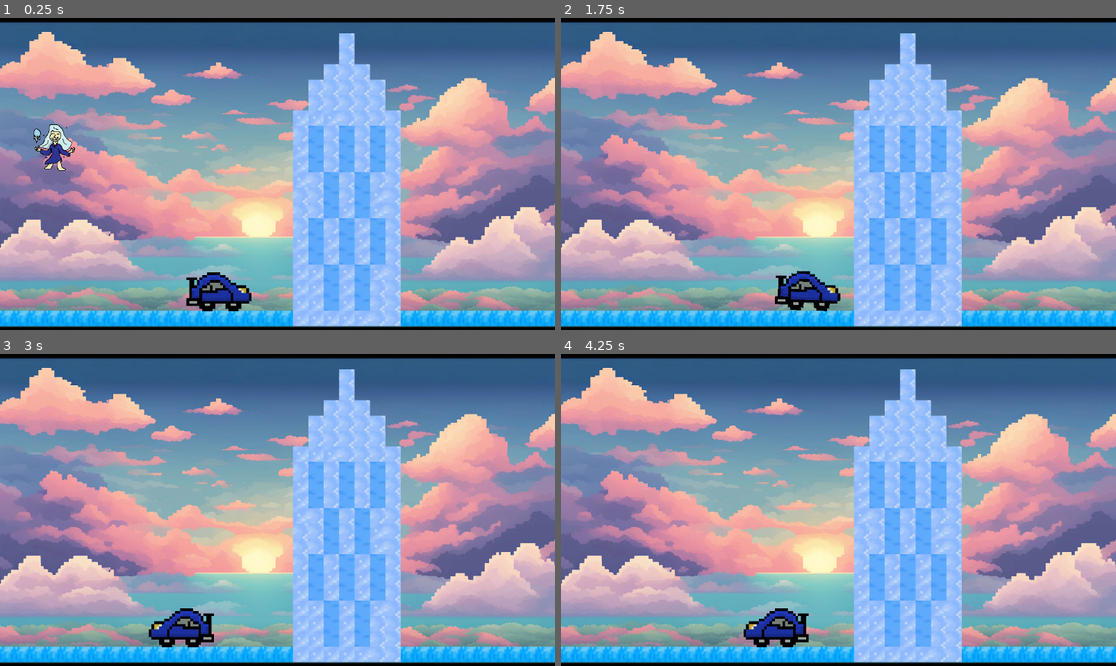
Above: before the commit, frames 1-4 (two rows, left to right).
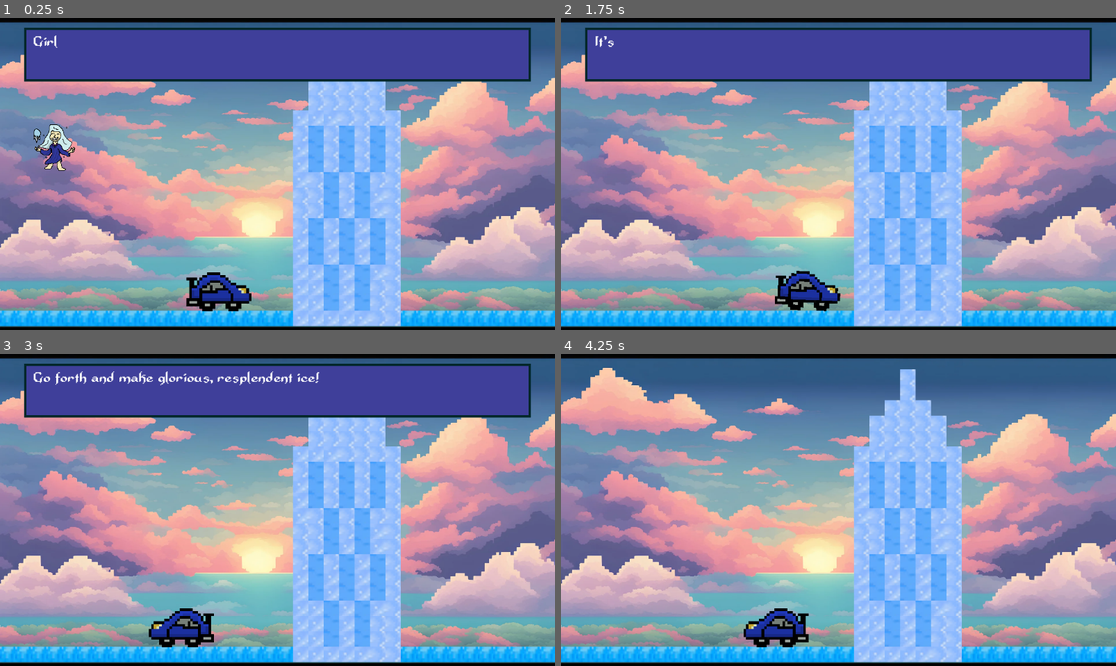
Above: after the commit, the same moments.

Repository: milesmercer04/hackathon-2024
Game: Godot game, scene res://main.tscn
Two runs of this game, one before a commit and one after it. Both use one fixed random seed, a clock stepped at 60 frames per second and the inputs below.
Inputs:
- Up to frame 1 (0.25 s): no input
- Up to frame 2 (1.75 s): tap Enter (ui_accept) at 0.5, 0.6, 0.77, 1.07, 1.35, 1.52 s; hold Right (ui_right) from 0.53 s (still down)
- Up to frame 3 (3 s): tap Enter (ui_accept) at 1.82, 2.1, 2.85 s; release Right (ui_right) at 2.03 s; hold Left (ui_left) 2.03-2.78 s; hold Right (ui_right) from 2.78 s (still down)
- Up to frame 4 (4.25 s): keep holding Right (ui_right); tap Enter (ui_accept) at 3.02, 3.32, 3.6, 3.77, 4.07 s

The runs differ from the first frame. In frame 1, 15% of the frame differs, in the area x 4-96%, y 3-93%; in frame 2, 15%; in frame 3, 15%, in the area x 4-96%, y 3-94%; in frame 4, less than 0.1%.

Commit message:
Added textbox!!!

Diff:
--- /dev/null
+++ b/global-colding/Sub-scenes/Textbox/textbox.gd
@@ -0,0 +1,78 @@
+extends CanvasLayer
+
+
+
+@onready var textbox_container = $MarginContainer/TextboxContainer
+@onready var label = $MarginContainer/TextboxContainer/MarginContainer/Label
+
+const CHAR_READ_RATE = 0.05
+var tween
+
+enum State {
+	READY,
+	READING,
+	FINISHED
+}
+
+var current_state = State.READY
+var text_queue = []
+
+func _ready():
+	print("Starting state: State.READY")
+	hide_textbox()
+	queue_text("Girl you have been chosen...")
+	queue_text("The heat death of the universe is foretold in humanity's hubris")
+	queue_text("Global warming will lead to the end of us all!")
+	queue_text("It's up to you to become of ice in order to stop a terrible fate for all sentient life in the universe")
+	queue_text("Go forth and make glorious, resplendent ice!")
+
+func _process(_delta):
+	match current_state:
+		State.READY:
+			if !text_queue.is_empty():
+				tween = create_tween()
+				display_text()
+			else:
+				hide_textbox()
+		State.READING:
+			if Input.is_action_just_pressed("ui_accept"):
+				tween.kill()
+				label.visible_ratio = 1.0
+				change_state(State.FINISHED)
+		State.FINISHED:
+			if Input.is_action_just_pressed("ui_accept"):
+				change_state(State.READY)
+
+
+func queue_text(next_text):
+	text_queue.push_back(next_text)
+
+func hide_textbox():
+	label.text = ""
+	textbox_container.hide()
+
+func show_textbox():
+	textbox_container.show()
+
+func display_text():
+	var next_text = text_queue.pop_front()
+	label.text = next_text
+	label.visible_ratio = 0.0
+	change_state(State.READING)
+	show_textbox()
+	tween.tween_property(label, "visible_ratio", 1.0, len(next_text) * CHAR_READ_RATE)
+	tween.set_trans(Tween.TRANS_LINEAR)
+	tween.set_ease(Tween.EASE_IN_OUT)
+
+func change_state(next_state):
+	current_state = next_state
+	match current_state:
+		State.READY:
+			print("Changing state to: State.READY")
+		State.READING:
+			print("Changing state to: State.READING")
+		State.FINISHED:
+			print("Changing state to: State.FINISHED")
+
+func _on_Tween_tween_completed(object, key):
+	change_state(State.FINISHED)
--- /dev/null
+++ b/global-colding/Sub-scenes/Textbox/textbox.tscn
@@ -0,0 +1,53 @@
+[gd_scene load_steps=5 format=3 uid="uid://e3lr12652gdd"]
+
+[ext_resource type="FontFile" uid="uid://d0kp33s0x4o0h" path="res://Fonts/Adventurer.ttf" id="1_mcikh"]
+[ext_resource type="Script" path="res://Sub-scenes/Textbox/textbox.gd" id="1_o8s7w"]
+
+[sub_resource type="StyleBoxFlat" id="StyleBoxFlat_8xomt"]
+bg_color = Color(0.246248, 0.245968, 0.60325, 1)
+border_width_left = 5
+border_width_top = 5
+border_width_right = 5
+border_width_bottom = 5
+border_color = Color(1.02278e-07, 0.15237, 0.164776, 1)
+
+[sub_resource type="LabelSettings" id="LabelSettings_mod5n"]
+font = ExtResource("1_mcikh")
+font_size = 30
+
+[node name="Textbox" type="CanvasLayer"]
+script = ExtResource("1_o8s7w")
+
+[node name="MarginContainer" type="MarginContainer" parent="."]
+anchors_preset = 10
+anchor_right = 1.0
+offset_bottom = 152.0
+grow_horizontal = 2
+theme_override_constants/margin_left = 50
+theme_override_constants/margin_top = 20
+theme_override_constants/margin_right = 50
+theme_override_constants/margin_bottom = 20
+
+[node name="TextboxContainer" type="Panel" parent="MarginContainer"]
+layout_mode = 2
+theme_override_styles/panel = SubResource("StyleBoxFlat_8xomt")
+
+[node name="MarginContainer" type="MarginContainer" parent="MarginContainer/TextboxContainer"]
+layout_mode = 1
+anchors_preset = 15
+anchor_right = 1.0
+anchor_bottom = 1.0
+grow_horizontal = 2
+grow_vertical = 2
+theme_override_constants/margin_left = 20
+theme_override_constants/margin_top = 15
+theme_override_constants/margin_right = 20
+theme_override_constants/margin_bottom = 15
+
+[node name="Label" type="Label" parent="MarginContainer/TextboxContainer/MarginContainer"]
+layout_mode = 2
+size_flags_vertical = 1
+text = "
+"
+label_settings = SubResource("LabelSettings_mod5n")
+autowrap_mode = 3
--- a/global-colding/main.tscn
+++ b/global-colding/main.tscn
@@ -1,10 +1,11 @@
-[gd_scene load_steps=9 format=4 uid="uid://dh4lyrryrxi4g"]
+[gd_scene load_steps=10 format=4 uid="uid://dh4lyrryrxi4g"]
 
 [ext_resource type="Texture2D" uid="uid://b8lsv7gwmsgwr" path="res://Backgrounds/aHR0cHM6Ly9iLnN0YWJsZWNvZy5jb20vY2I0YTI3YWEtZmQ2NC00N2M4LTgwOWUtNDg4YTc1NDA1M2U3LmpwZWc.png" id="1_qws2s"]
 [ext_resource type="Texture2D" uid="uid://cwxrpxplxc7b0" path="res://Backgrounds/terrain.png" id="2_ii44a"]
 [ext_resource type="PackedScene" uid="uid://qlm1pr0ysi5f" path="res://Sub-scenes/Characters/main_character.tscn" id="3_5hdnr"]
-[ext_resource type="Texture2D" uid="uid://bcj086085axxx" path="res://Backgrounds/color_blocks.png" id="3_853fi"]
+[ext_resource type="Texture2D" uid="uid://cjbuoya4707dn" path="res://Backgrounds/color_blocks.png" id="3_853fi"]
 [ext_resource type="PackedScene" uid="uid://dypnp24o7l1iw" path="res://Sub-scenes/Car/car.tscn" id="5_l7csk"]
+[ext_resource type="PackedScene" uid="uid://e3lr12652gdd" path="res://Sub-scenes/Textbox/textbox.tscn" id="6_newmc"]
 
 [sub_resource type="TileSetAtlasSource" id="TileSetAtlasSource_duos4"]
 texture = ExtResource("2_ii44a")
@@ -2491,4 +2492,6 @@
 position = Vector2(117, 240)
 
 [node name="Car" parent="." instance=ExtResource("5_l7csk")]
-position = Vector2(452, 569)
+position = Vector2(452, 568)
+
+[node name="Textbox" parent="." instance=ExtResource("6_newmc")]
Binary file added: global-colding/Fonts/Adventurer.ttf
Not shown, added: global-colding/Fonts/Adventurer.ttf.import
Not shown, added: global-colding/Sub-scenes/Textbox/texB5D3.tmp
